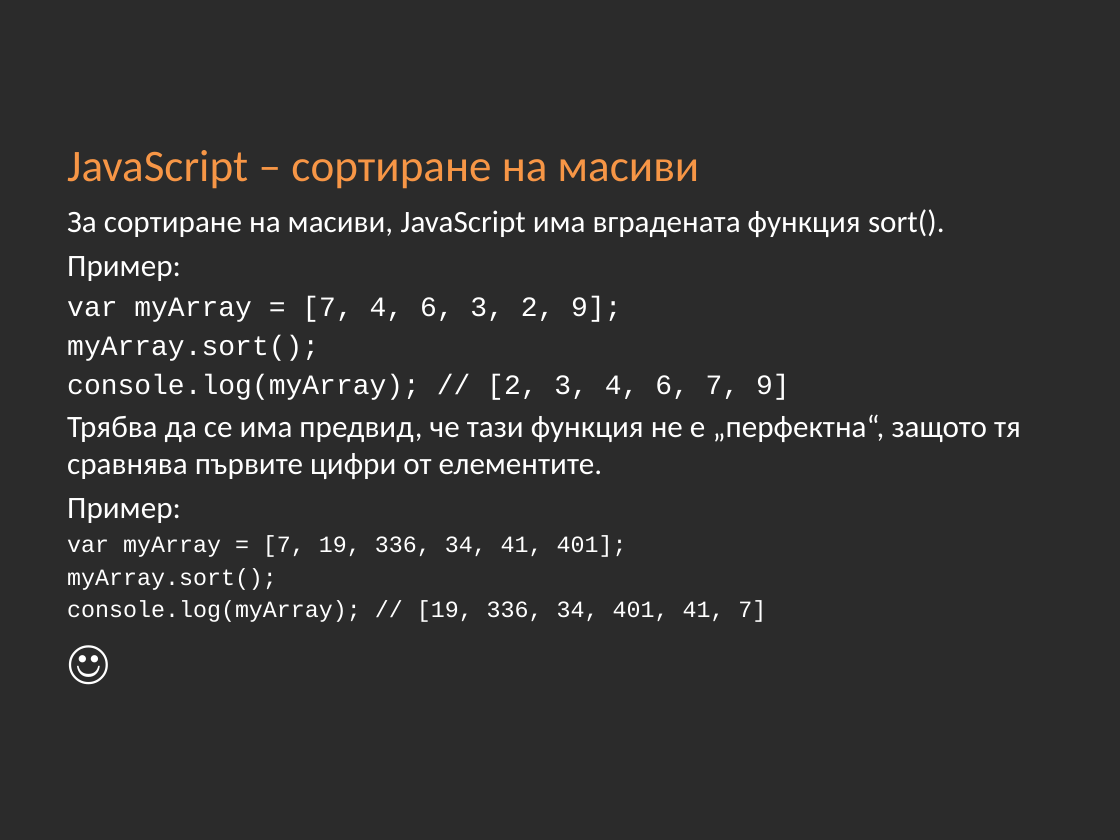
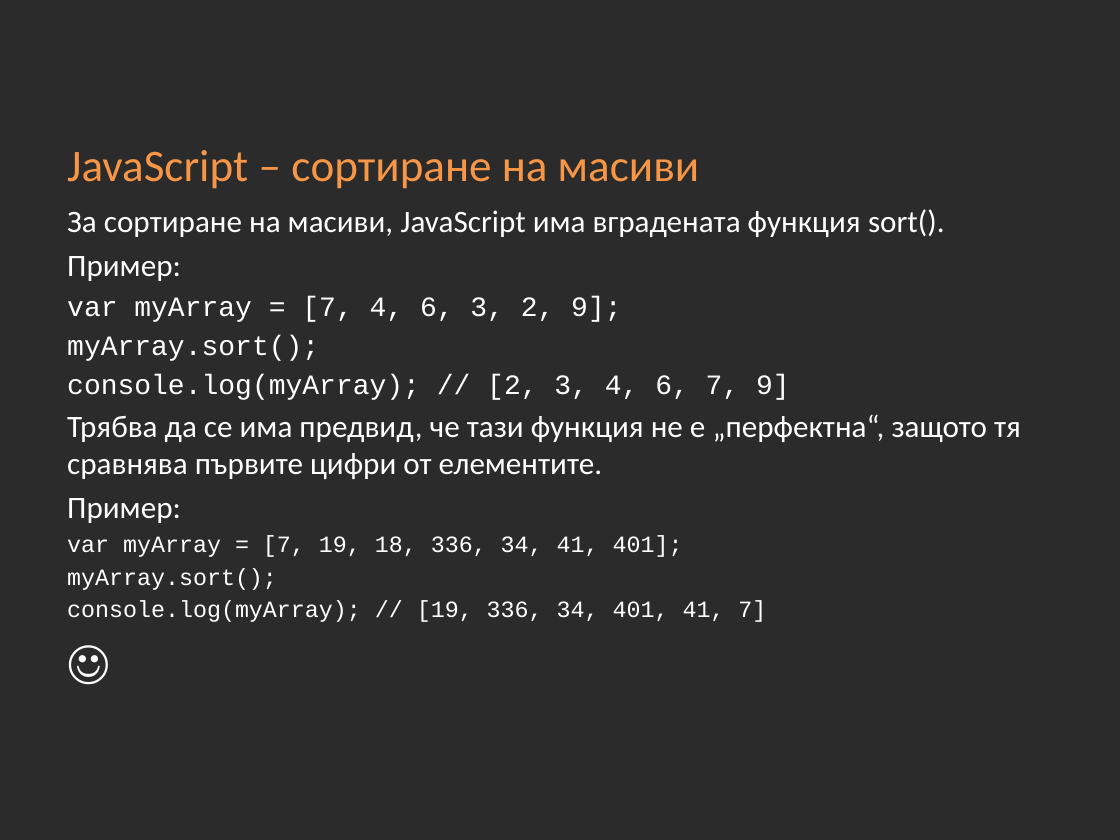
Before and after one commit to Academy-Soft-Intellect/Front-End-Course, a slide deck: slide 52 of 10-JavaScript-Basics.pptx. Drawn at 1120x840 pixels with LibreOffice and Linux fonts; fonts in the diff are those of the drawing; background and template pictures are left out; a plain dark background stands for a picture behind light text. Boxes give left, top, right and bottom in pixels: in the first picture for what was removed or moved away, otherwise in the second. Text is boxed around its words. In the diff, an @@ line names an element or a change of style, - is before the commit and + after.

```diff
--- a/10-JavaScript-Basics.pptx
+++ b/10-JavaScript-Basics.pptx
@@ text at (x1=67, y1=535, x2=683, y2=557): text changed @@
-var myArray = [7, 19, 336, 34, 41, 401];
+var myArray = [7, 19, 18, 336, 34, 41, 401];
```
Also in this commit, not shown: 4 other slides changed, 11 slides added.
